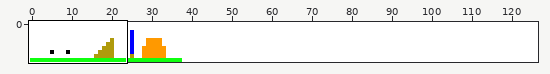
Sprite sheet, stored at levels/levels/l-1.png. Above: a wide view before the commit, with the close-up outlined.
Close-up. First the earlier version:
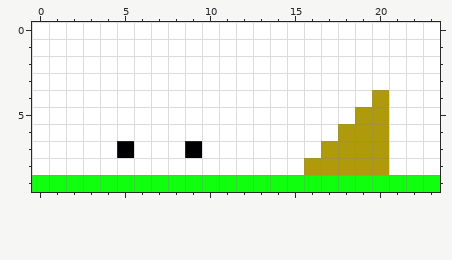
The file is 127x10 pixels. Colours within 5 levels of each other are drawn and written as one. Shown: x 0..23, y 0..9. The commit also changed other parts of the picture, which this record leaves out.
After the commit:
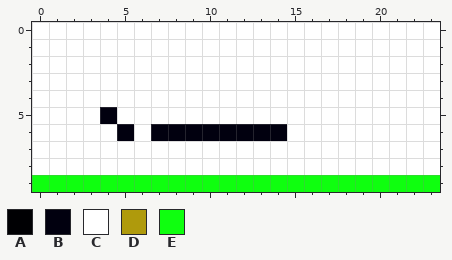
Palette (. is transparent): A #000003  B #01000f  C #ffffff  D #af9a0c  E #0fff0f
The exact change:
{"y":4,"x":20,"old":"D","new":"C"}
{"y":5,"x":4,"old":"C","new":"B"}
{"y":5,"x":19,"old":"DD","new":"CC"}
{"y":6,"x":5,"old":"C","new":"B"}
{"y":6,"x":7,"old":"CCCCCCCC","new":"BBBBBBBB"}
{"y":6,"x":18,"old":"DDD","new":"CCC"}
{"y":7,"x":5,"old":"A","new":"C"}
{"y":7,"x":9,"old":"A","new":"C"}
{"y":7,"x":17,"old":"DDDD","new":"CCCC"}
{"y":8,"x":16,"old":"DDDDD","new":"CCCCC"}
{"label":"changed","picture_box":[100,90,389,175]}
